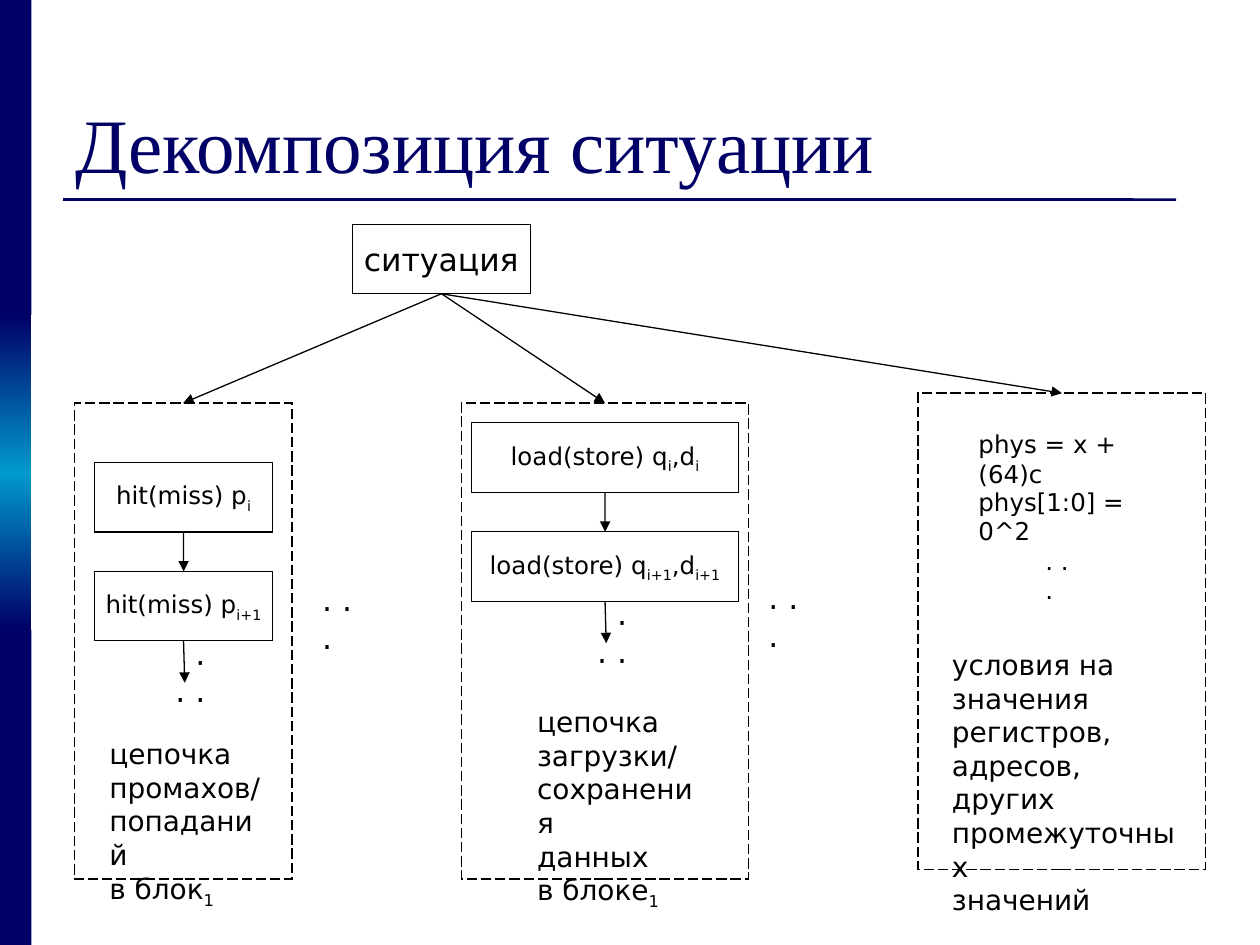
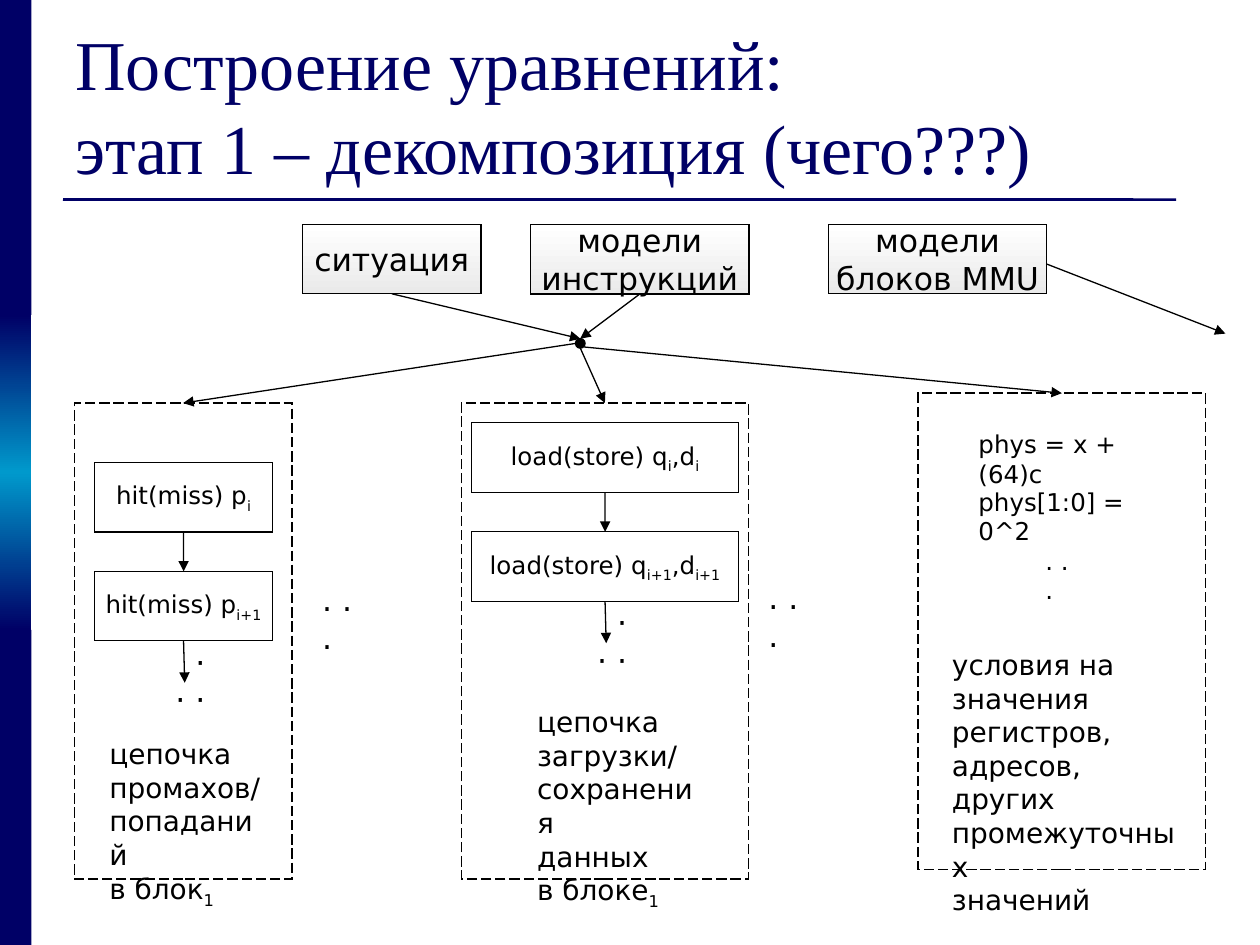
Before and after one commit to kornevgen/tesla-project, a slide deck: slide 19 of papers/THESIS/talks/pred/prethesis9.ppt (slide 13 before the commit). Drawn at 1260x945 pixels with LibreOffice and Linux fonts; fonts in the diff are those of the drawing. Boxes give left, top, right and bottom in pixels: in the first picture for what was removed or moved away, otherwise in the second. Text is boxed around its words. In the diff, an @@ line names an element or a change of style, - is before the commit and + after.

```diff
--- a/papers/THESIS/talks/pred/prethesis9.ppt
+++ b/papers/THESIS/talks/pred/prethesis9.ppt
@@ title at (75, 42, 1031, 187): text changed; size 44 to 40 pt @@
-Декомпозиция ситуации
+Построение уравнений:
+этап 1 – декомпозиция (чего???)
@@ rectangle "ситуация": place and size @@
-rectangle "ситуация" at (353, 224, 532, 294)
+rectangle "ситуация" at (302, 224, 481, 294)
@@ rectangle "ситуация" at (302, 224, 481, 294): fill none to gradient #FFFFFF to #EAEAEA @@
@@ rectangle added at (530, 224, 748, 294), fill gradient #FFFFFF to #EAEAEA, outline #000000 0.74 pt, 18 pt, text #000000 @@
+модели
+инструкций
@@ rectangle added at (828, 224, 1046, 294), fill gradient #FFFFFF to #EAEAEA, outline #000000 0.74 pt, 18 pt, text #000000 @@
+модели
+блоков MMU
@@ arrow added from (1047, 265) to (1226, 334), #000000 0.74 pt @@
@@ arrow moved from (441, 294) - (605, 403) to (392, 294) - (581, 339) @@
@@ arrow added from (640, 294) to (581, 339), #000000 0.74 pt @@
@@ arrow moved from (441, 294) - (183, 403) to (576, 344) - (183, 403) @@
@@ ellipse added at (576, 339, 586, 349), fill #000000, outline #000000 0.74 pt @@
@@ arrow added from (581, 348) to (605, 403), #000000 0.74 pt @@
@@ arrow moved from (441, 294) - (1062, 393) to (583, 346) - (1062, 393) @@
```
Also in this commit, not shown: 16 other slides changed, 9 slides added.
